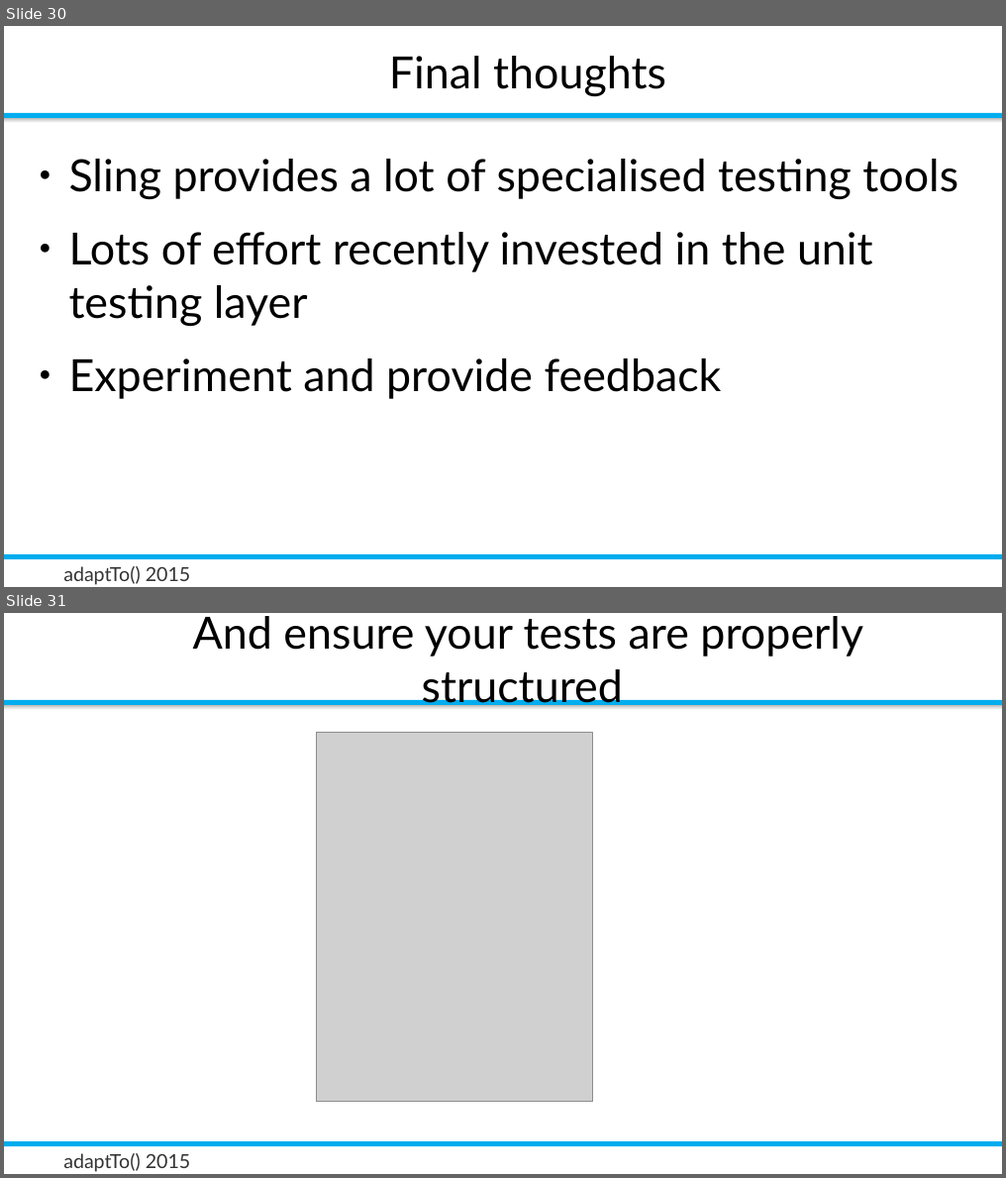
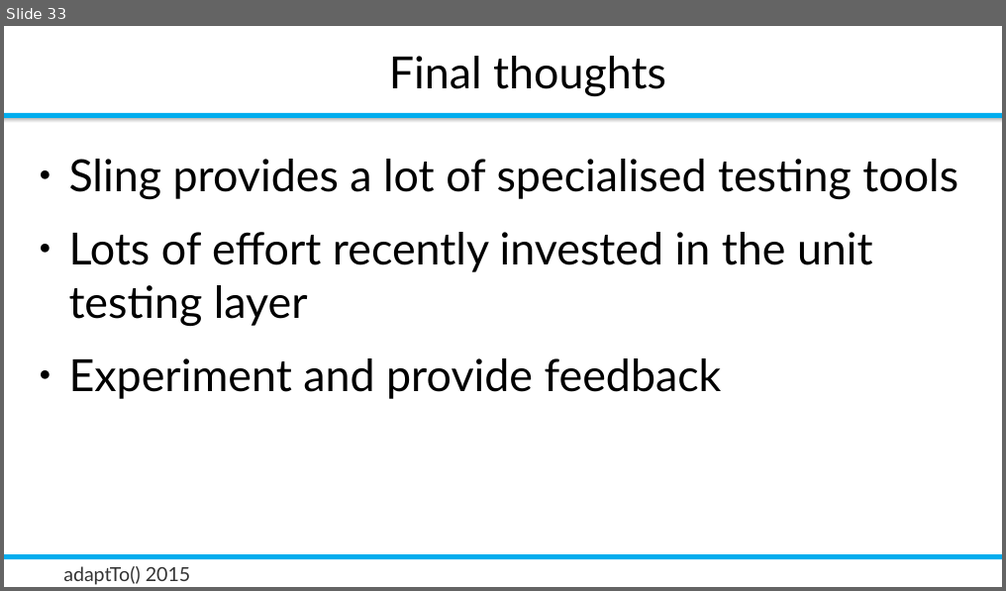
Before and after one commit to rombert/talks, a slide deck: adaptTo2015/How_Do_I_Test_My_Sling_Application-Robert_Munteanu.odp. Shown one above the other, each under a label of ours: slides 30 and 31 before the commit, slide 33 after it. The pictures are 1006x1178 and 1006x591 pixels, drawn with LibreOffice and Linux fonts; fonts in the diff are those of the drawing; grey boxes stand for pictures; background and template pictures are left out. Boxes give left, top, right and bottom in pixels: in the first picture for what was removed or moved away, otherwise in the second. Text is boxed around its words. In the diff, an @@ line names an element or a change of style, - is before the commit and + after.

```diff
--- a/adaptTo2015/How_Do_I_Test_My_Sling_Application-Robert_Munteanu.odp
+++ b/adaptTo2015/How_Do_I_Test_My_Sling_Application-Robert_Munteanu.odp
@@ slide 31 removed at <box>4,613,1002,1174</box>, background #FFFFFF; not listed: 4 template elements that a slide beside it also shows @@
@@ title removed at <box>193,616,863,707</box> @@
-And ensure your tests are properly structured
@@ picture removed at <box>317,733,593,1102</box> @@
@@ what was slide 30 is now slide 33 @@
```
Also in this commit, not shown: 5 slides changed, 4 slides added, 1 other slide removed, 1 other file.
